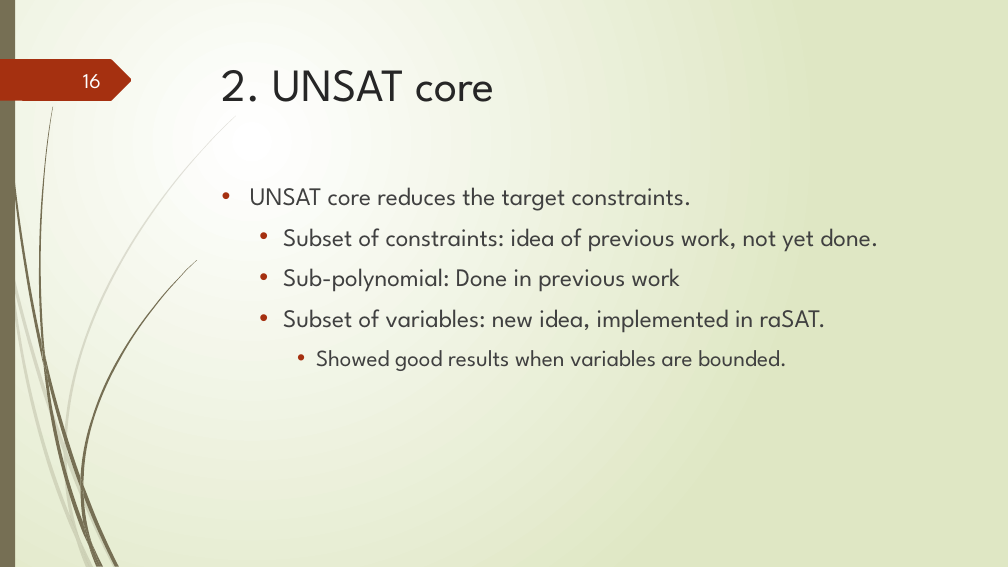
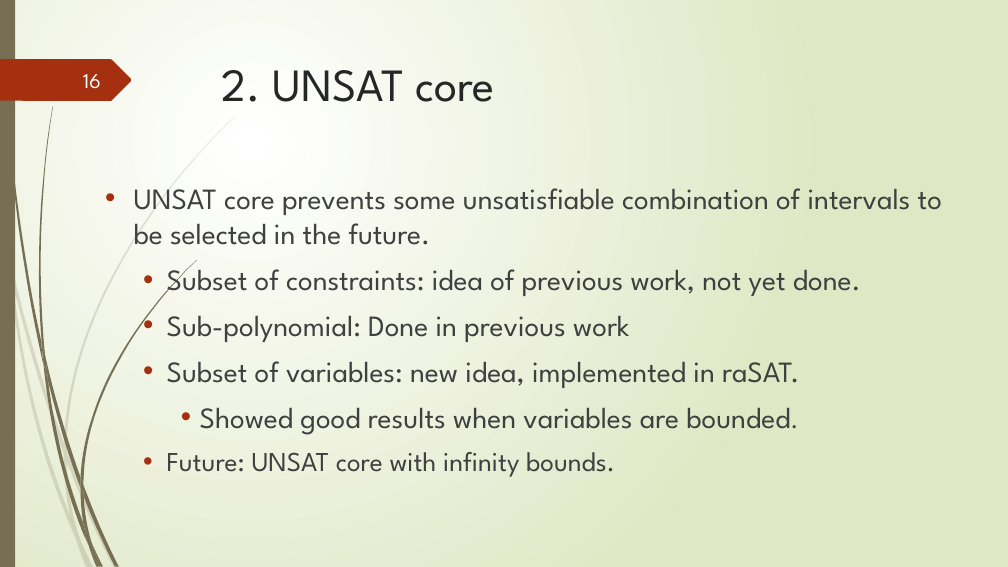
Before and after one commit to tungvx/raSAT, a slide deck: slide 16 of report/midterm.pptx. Drawn at 1008x567 pixels with LibreOffice and Linux fonts; fonts in the diff are those of the drawing. Boxes give left, top, right and bottom in pixels: in the first picture for what was removed or moved away, otherwise in the second. Text is boxed around its words. In the diff, an @@ line names an element or a change of style, - is before the commit and + after.

```diff
--- a/report/midterm.pptx
+++ b/report/midterm.pptx
@@ text "UNSAT core prevents some unsatisfiable ...": place and size @@
-text "UNSAT core prevents some unsatisfiable ..." at box(250, 187, 878, 371)
+text "UNSAT core prevents some unsatisfiable ..." at box(134, 188, 942, 477)
@@ text at box(134, 188, 942, 245): text changed; size 24 to 28 pt @@
-• UNSAT core reduces the target constraints.
+• UNSAT core prevents some unsatisfiable combination of intervals to be selected in the future.
@@ text at box(167, 261, 861, 435): size 24 to 28 pt in "Subset of constraints: idea of previous work, ...", "Sub-polynomial: Done in previous work", "Subset of variables: new idea, implemented in ..."; size 22 to 28 pt in "Showed good results when variables are bounded."; size 22 to 24 pt in "bounded." @@
@@ text at box(167, 452, 615, 477): paragraph added @@
+  • Future: UNSAT core with infinity bounds.
```
Also in this commit, not shown: 11 other slides changed, 2 slides added, 1 other file.
